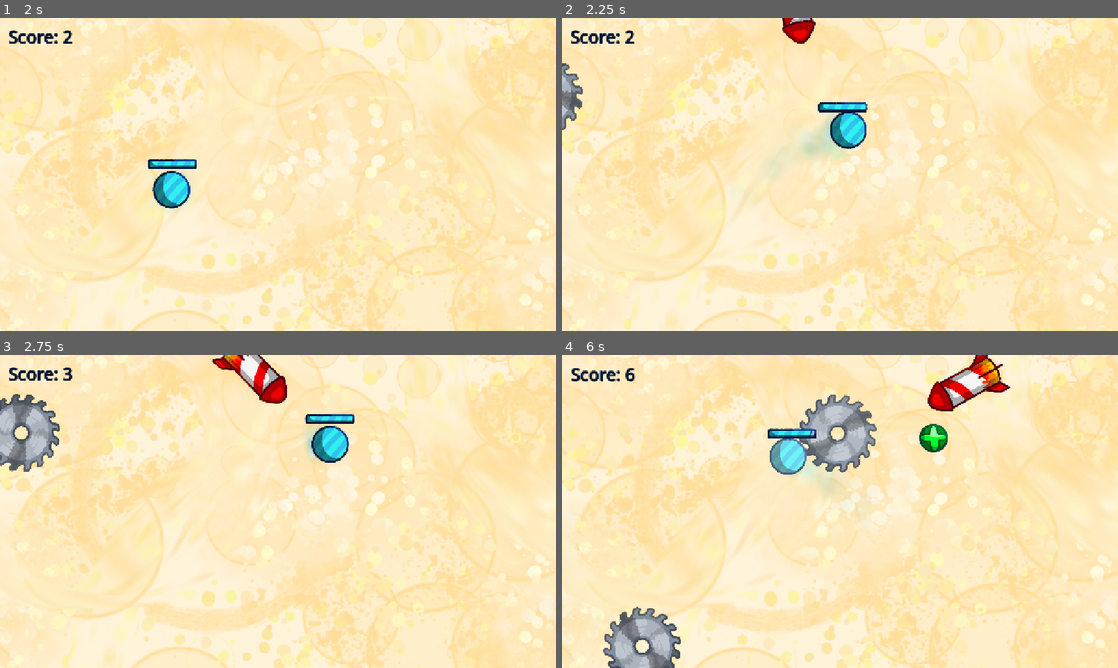
Above: before the commit, frames 1-4 (two rows, left to right).
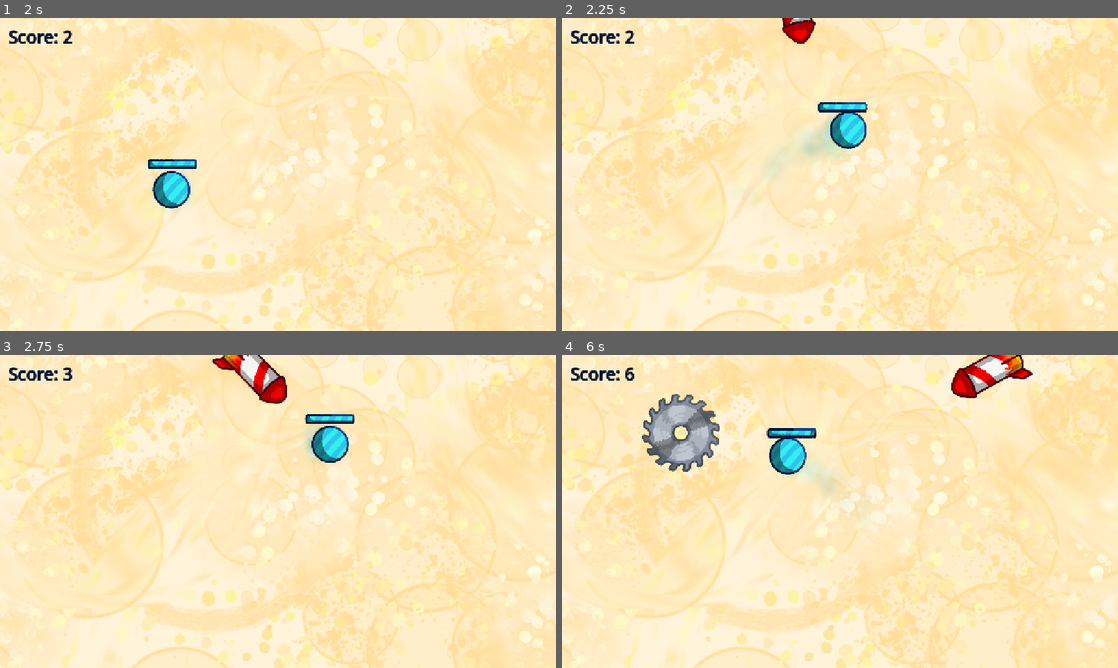
Above: after the commit, the same moments.

Repository: onebobtwobobredbobbluebob/dot-dodge-game
Game: Godot game, scene res://main/main.tscn
Same seed, same stepped clock (60 frames per second), same inputs: the game is played once before the commit and once after it.
Inputs (mouse positions are in pixels of both pictures, inside the frame that each line leads up to):
- Up to frame 1 (2 s): tap Enter at 0.5 s; move the mouse to (400, 158) at 0.52 s; hold Right 0.53-1.28 s; tap Alt at 0.6 s; click (400, 158) at 0.67 s; move the mouse to (166, 190) at 1.27 s; hold Down from 1.28 s (still down); tap Shift at 1.35 s
- Up to frame 2 (2.25 s): move the mouse to (895, 105) at 2.02 s; release Down at 2.03 s; hold Right from 2.03 s (still down); tap Alt at 2.1 s
- Up to frame 3 (2.75 s): keep holding Right
- Up to frame 4 (6 s): move the mouse to (812, 574) at 2.77 s; release Right at 2.78 s; hold Up 2.78-3.53 s; tap Shift at 2.85, 4.35, 5.85 s; click (812, 574) at 2.92 s; move the mouse to (1006, 558) at 3.52 s; hold Left 3.53-5.03 s; tap Alt at 3.6, 5.1 s; move the mouse to (673, 464) at 4.27 s; move the mouse to (867, 511) at 5.02 s; hold Down 5.03-5.78 s; click (867, 511) at 5.17 s; move the mouse to (756, 433) at 5.77 s; hold Right from 5.78 s (still down)

Frame 1 is identical in both runs. In frame 2, 0.5% of the frame differs, in the area x 0-4%, y 14-36%; in frame 3, 2.0%; in frame 4, 9.8%, in the area x 1-99%, y 0-100%.

Commit message:
game balance
made saws spawn less and stuff

Diff:
--- a/world/world.gd
+++ b/world/world.gd
@@ -6,14 +6,15 @@
 
 var timer: float = 0
 var timer2: float = 0
+var timer3: float = 0
 var goal: float = 2
-var goal2: float = 5
+var goal2: float = 14
+var goal3: float = 4
 
 func _process(delta: float) -> void:
 	if timer > goal:
 		add_item(ROCKET, round(randf_range(1, 1 + (GameState.timer / 20))))
-		add_item(SAW, min(round(randf_range(1, 1 + (GameState.timer / 50))), 4))
-		goal = randf_range(2 / (1 + (GameState.timer / 20)), 5 / (1 + (GameState.timer / 40)))
+		goal = randf_range(2 / (1 + (GameState.timer / 20)), 4 / (1 + (GameState.timer / 40)))
 		timer = 0
 
 	if timer2 > goal2:
@@ -22,8 +23,14 @@
 		goal2 = randf_range(14, 20)
 		timer2 = 0
 
+	if timer3 > goal3:
+		add_item(SAW, min(round(randf_range(1, 1 + (GameState.timer / 50))), 3))
+		goal3 = randf_range(max(4 / (1 + (GameState.timer / 20)), 1.5), max(7 / (1 + (GameState.timer / 40)), 3))
+		timer3 = 0
+
 	timer += delta
 	timer2 += delta
+	timer3 += delta
 
 func add_item(ITEM: PackedScene, amount: int):
 	for i in range(amount):
Not shown, changed: export_presets.cfg
